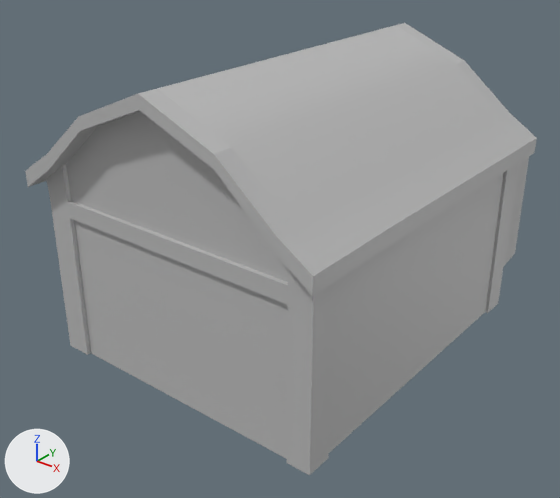
Before and after pictures for a commit that changed the FBX model Assets/Assets/Barn.fbx.
Both versions are drawn from a 50 mm camera at (29.0, -37.9, 29.0) aimed at (-1.3, 0.0, 5.5). Every picture has the same lights, and +X, +Y and +Z are marked at lower left. Where no turn or scale is listed for an object, it has been applied to the vertices. Vertices at the same position are counted once.
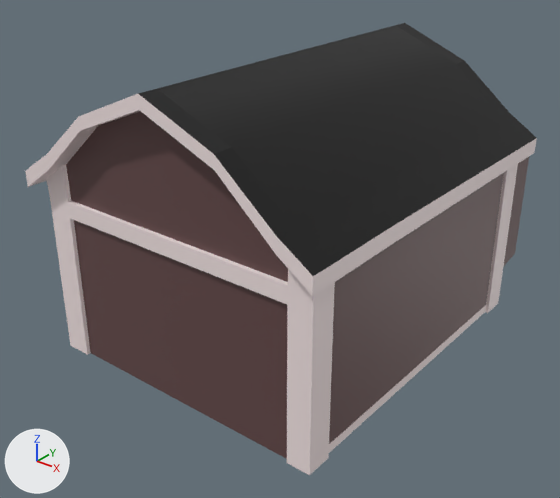
Boxes [x1, y1, x2, y2] around the edits, measured in the pictures (560 x 498 px):
part 1 of me_mesh, recoloured
    both: [25, 94, 537, 475]
part 2 of me_mesh, recoloured
    both: [66, 111, 475, 459]
part 3 of me_mesh, recoloured
    both: [459, 173, 504, 328]
part 4 of me_mesh, recoloured
    both: [503, 157, 529, 267]
part 5 of me_mesh, recoloured (grey to black)
    both: [138, 37, 492, 276]
part 6 of me_mesh, recoloured (grey to black)
    both: [351, 23, 536, 165]

What the commit changed:
Material 'lambert4' (mat_lambert4) is new.
Its base color is (0.0, 0.0, 0.0) (black #000000).
Material 'lambert2' (mat_lambert2) is new.
Its base color is (0.129, 0.0659, 0.0659) (brown #654949).
Material 'lambert3' (mat_lambert3) is new.
Its base color is (0.934, 0.806, 0.806) (white #f7e8e8).
me_mesh has 486 vertices, 458 faces and spans x -10.8..10.8, y -16.5..16.5, z -9.6..9.6.
me_mesh is used by ob_pcube2; location (0.0, 3.67, 9.64).
me_mesh part 1: 284 of the faces centred in x -10.8..10.8, y -16.5..9.1, z -9.6..8.2 switch from mat_lambert1 (grey #bcbcbc) to mat_lambert3 (white #f7e8e8).
me_mesh part 2: 73 of the faces centred in x -10.1..10.0, y -15.2..-0.8, z -9.6..4.6 switch from mat_lambert1 (grey #bcbcbc) to mat_lambert2 (brown #654949).
me_mesh part 3: 23 of the faces centred in x -10.1..10.0, y 4.2..8.1, z -9.6..4.6 switch from mat_lambert1 (grey #bcbcbc) to mat_lambert2 (brown #654949).
me_mesh part 4: 14 of the faces centred in x 7.7..8.2, y 12.3..16.5, z -9.4..0.2 switch from mat_lambert1 (grey #bcbcbc) to mat_lambert2 (brown #654949).
me_mesh part 5: 40 of the faces centred in x -10.4..10.4, y -15.8..-0.8, z 3.3..8.6 switch from mat_lambert1 (grey #bcbcbc) to mat_lambert4 (black #000000).
me_mesh part 6: 24 of the faces centred in x -10.4..10.4, y 4.2..8.5, z 3.4..8.6 switch from mat_lambert1 (grey #bcbcbc) to mat_lambert4 (black #000000).
